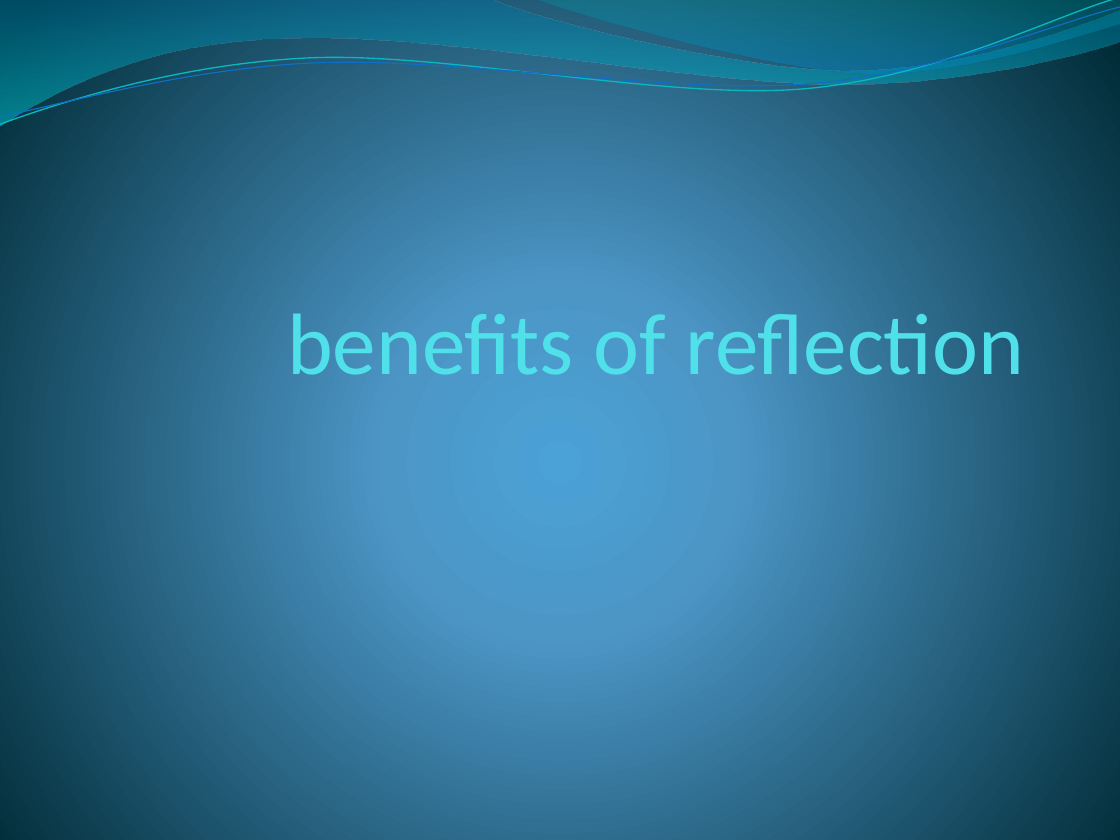
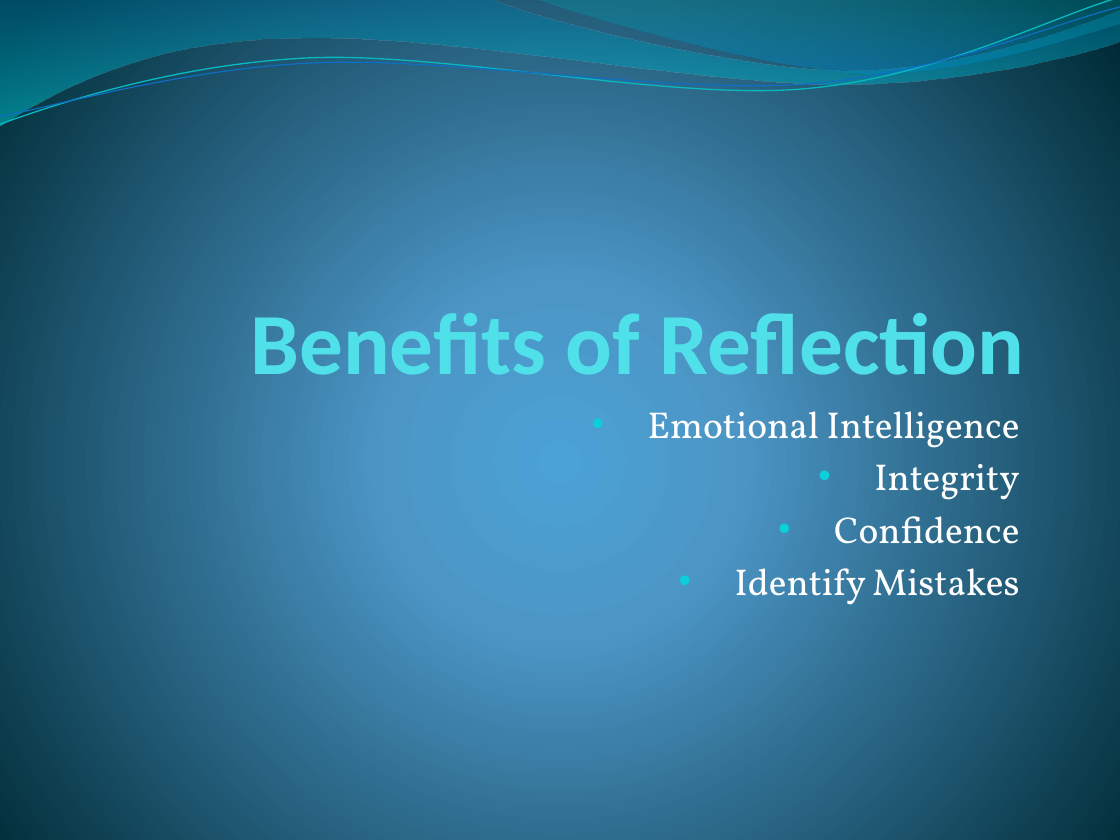
Before and after one commit to CrazeeIvan/ICT_P-PDev, a slide deck: slide 7 of Personal.pptx (slide 6 before the commit). Drawn at 1120x840 pixels with LibreOffice and Linux fonts; fonts in the diff are those of the drawing. Boxes give left, top, right and bottom in pixels: in the first picture for what was removed or moved away, otherwise in the second. Text is boxed around its words. In the diff, an @@ line names an element or a change of style, - is before the commit and + after.

```diff
--- a/Personal.pptx
+++ b/Personal.pptx
@@ title at [250, 302, 1024, 395]: text changed; bold on @@
-benefits of reflection
+Benefits of Reflection
@@ subtitle added at [648, 411, 1020, 605], 24.1 pt, text #FFFFFF @@
+• Emotional Intelligence
+• Integrity
+• Confidence
+• Identify Mistakes
```
Also in this commit, not shown: 4 other slides changed, 4 slides added, 3 slides removed.
